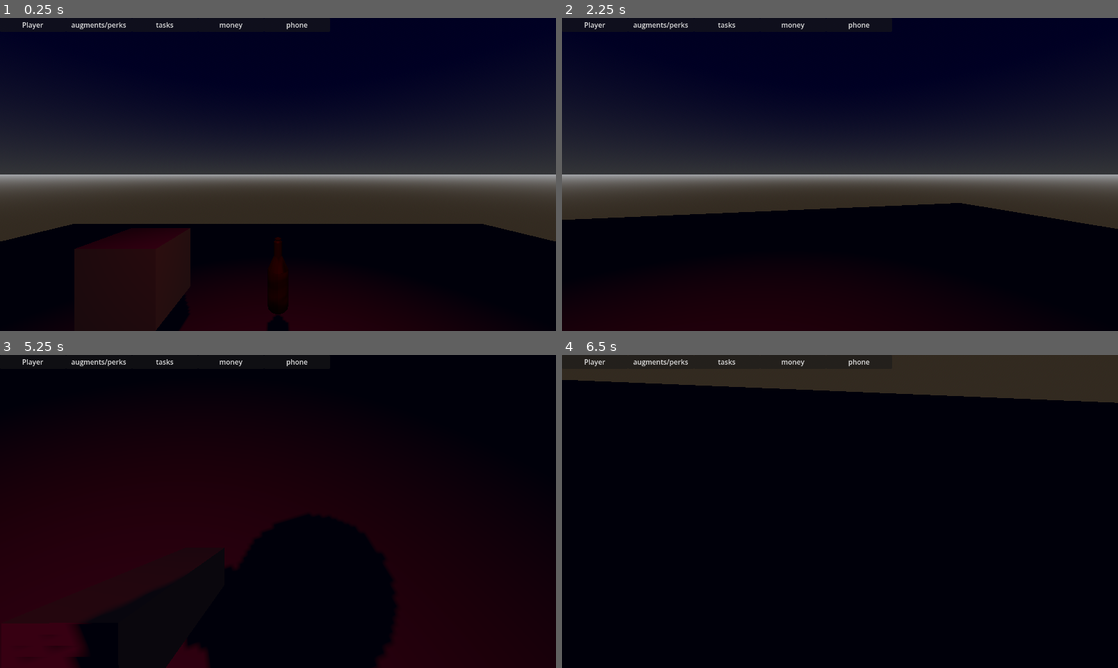
Above: before the commit, frames 1-4 (two rows, left to right).
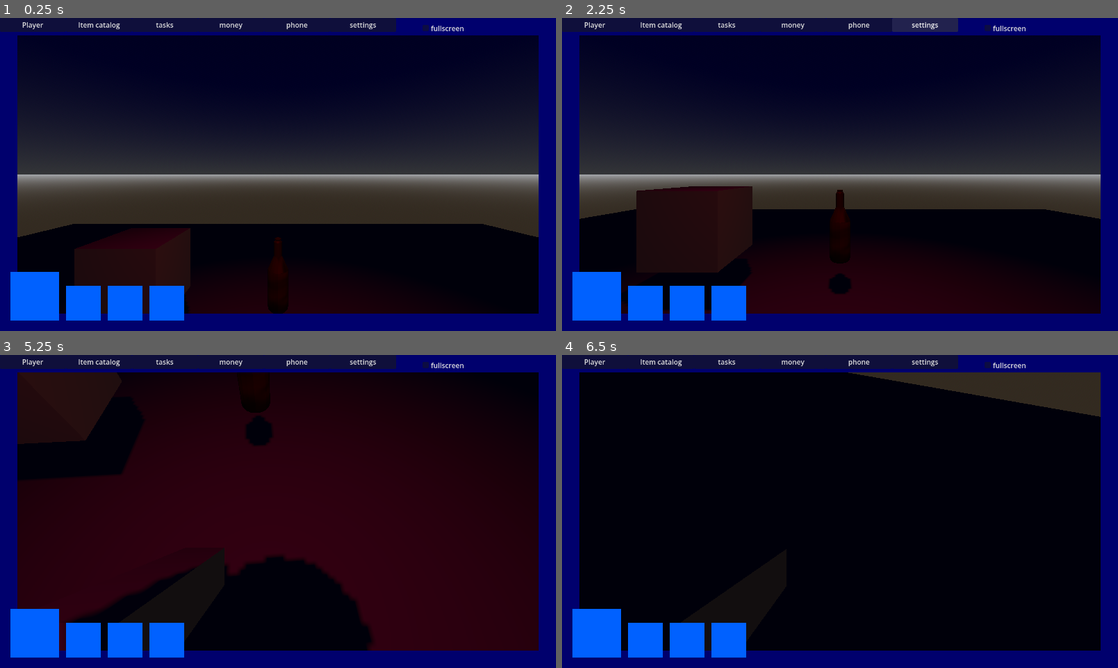
Above: after the commit, the same moments.

Repository: FruitTreeDork/kleptomaniac-game
Game: Godot game, scene res://Scenes/test_area.tscn
Two runs of this game, one before a commit and one after it. Both use one fixed random seed, a clock stepped at 60 frames per second and the inputs below.
Inputs (mouse positions are in pixels of both pictures, inside the frame that each line leads up to):
- Up to frame 1 (0.25 s): no input
- Up to frame 2 (2.25 s): click "Player" at 0.5 s; click "augments/perks" (after the commit: "Item catalog") at 1.25 s; click (923, 24) at 2 s, where only the run after the commit has a clickable "settings"
- Up to frame 3 (5.25 s): click "tasks" at 2.75 s; click "money" at 3.5 s; click "phone" at 4.25 s; tap Enter at 5 s; move the mouse to (305, 511) at 5.02 s; press the mouse at (305, 511) at 5.03 s; hold W (up) from 5.03 s (still down)
- Up to frame 4 (6.5 s): keep holding W (up); tap Space (jump) at 5.27, 6.02 s; move the mouse to (812, 511) at 5.77 s; release the mouse at (812, 511) at 5.78 s; right-click (812, 511) at 5.85 s

The runs differ from the first frame. In frame 1, 19% of the frame differs, in the area x 0-100%, y 0-100%; in frame 2, 25%; in frame 3, 27%; in frame 4, 23%.

Commit message:
made some UI changes to mock out UI

Diff:
--- a/Scenes/player/main_character.gd
+++ b/Scenes/player/main_character.gd
@@ -145,4 +145,16 @@
 
 func _on_left_hand_area_body_entered(body: Node3D) -> void:
 	if body.is_in_group("objects"):
+		var to_parent = body.my_object
 		print("Hello from the left hand: ", body)
+		#while get_parent() != null:
+		left_hand_item = to_parent
+		print(to_parent.name)
+		print("PARENT: ", right_hand_item)
+
+
+func _on_check_box_toggled(toggled_on: bool) -> void:
+	if toggled_on:
+		DisplayServer.window_set_mode(DisplayServer.WINDOW_MODE_FULLSCREEN)
+	else:
+		DisplayServer.window_set_mode(DisplayServer.WINDOW_MODE_WINDOWED)
--- a/Scenes/player/main_character.tscn
+++ b/Scenes/player/main_character.tscn
@@ -17,6 +17,12 @@
 
 [sub_resource type="ConvexPolygonShape3D" id="ConvexPolygonShape3D_3p8rt"]
 points = PackedVector3Array(0.14462501, 0.13781738, 0.5, 0.14462501, -0.13781738, 0.5, 0.14462501, 0.13781738, -0.5, -0.14465332, 0.13781738, 0.5, -0.14465332, -0.13781738, 0.5, 0.14462501, -0.13781738, -0.5, -0.14465332, 0.13781738, -0.5, -0.14465332, -0.13781738, -0.5)
+
+[sub_resource type="StyleBoxFlat" id="StyleBoxFlat_yih1u"]
+bg_color = Color(0, 0, 0.42745098, 1)
+
+[sub_resource type="StyleBoxFlat" id="StyleBoxFlat_smqvi"]
+bg_color = Color(0, 0.38039216, 1, 1)
 
 [node name="drizzle" type="CharacterBody3D" unique_id=166496182 node_paths=PackedStringArray("left_hand_marker", "right_hand_marker") groups=["player"]]
 collision_layer = 2
@@ -89,10 +95,71 @@
 offset_right = 1280.0
 offset_bottom = 720.0
 
+[node name="boarder_pan_1" type="Panel" parent="ui" unique_id=1731111670]
+layout_mode = 0
+offset_right = 40.0
+offset_bottom = 720.0
+theme_override_styles/panel = SubResource("StyleBoxFlat_yih1u")
+
+[node name="boarder_pan_2" type="Panel" parent="ui" unique_id=1604203493]
+layout_mode = 0
+offset_left = 1240.0
+offset_right = 1280.0
+offset_bottom = 720.0
+theme_override_styles/panel = SubResource("StyleBoxFlat_yih1u")
+
+[node name="boarder_pan_3" type="Panel" parent="ui" unique_id=126651305]
+layout_mode = 0
+offset_left = 40.0
+offset_right = 1240.0
+offset_bottom = 40.0
+theme_override_styles/panel = SubResource("StyleBoxFlat_yih1u")
+
+[node name="boarder_pan_4" type="Panel" parent="ui" unique_id=1792347973]
+layout_mode = 0
+offset_left = 40.0
+offset_top = 680.0
+offset_right = 1240.0
+offset_bottom = 720.0
+theme_override_styles/panel = SubResource("StyleBoxFlat_yih1u")
+
+[node name="boarder_pan_5" type="Panel" parent="ui" unique_id=414048369]
+layout_mode = 0
+offset_left = 24.0
+offset_top = 584.0
+offset_right = 136.0
+offset_bottom = 696.0
+theme_override_styles/panel = SubResource("StyleBoxFlat_smqvi")
+
+[node name="boarder_pan_6" type="Panel" parent="ui" unique_id=481940604]
+layout_mode = 0
+offset_left = 152.0
+offset_top = 616.0
+offset_right = 232.0
+offset_bottom = 696.0
+theme_override_styles/panel = SubResource("StyleBoxFlat_smqvi")
+
+[node name="boarder_pan_7" type="Panel" parent="ui" unique_id=444822605]
+layout_mode = 0
+offset_left = 248.0
+offset_top = 616.0
+offset_right = 328.0
+offset_bottom = 696.0
+theme_override_styles/panel = SubResource("StyleBoxFlat_smqvi")
+
+[node name="boarder_pan_8" type="Panel" parent="ui" unique_id=511365097]
+layout_mode = 0
+offset_left = 344.0
+offset_top = 616.0
+offset_right = 424.0
+offset_bottom = 696.0
+theme_override_styles/panel = SubResource("StyleBoxFlat_smqvi")
+
 [node name="Button" type="Button" parent="ui" unique_id=458827192]
 layout_mode = 0
 offset_right = 152.0
 offset_bottom = 32.0
+focus_mode = 0
 text = "Player"
 
 [node name="Button2" type="Button" parent="ui" unique_id=2033883199]
@@ -100,13 +167,15 @@
 offset_left = 152.0
 offset_right = 304.0
 offset_bottom = 32.0
-text = "augments/perks"
+focus_mode = 0
+text = "Item catalog"
 
 [node name="Button3" type="Button" parent="ui" unique_id=682059168]
 layout_mode = 0
 offset_left = 304.0
 offset_right = 456.0
 offset_bottom = 32.0
+focus_mode = 0
 text = "tasks"
 
 [node name="Button4" type="Button" parent="ui" unique_id=605856207]
@@ -114,6 +183,7 @@
 offset_left = 456.0
 offset_right = 608.0
 offset_bottom = 32.0
+focus_mode = 0
 text = "money"
 
 [node name="Button5" type="Button" parent="ui" unique_id=1610001945]
@@ -121,7 +191,26 @@
 offset_left = 608.0
 offset_right = 760.0
 offset_bottom = 32.0
+focus_mode = 0
 text = "phone"
+
+[node name="Button6" type="Button" parent="ui" unique_id=4318749]
+layout_mode = 0
+offset_left = 760.0
+offset_right = 912.0
+offset_bottom = 32.0
+focus_mode = 0
+text = "settings"
+
+[node name="CheckBox" type="CheckBox" parent="ui" unique_id=1562173701]
+layout_mode = 0
+offset_left = 968.0
+offset_top = 8.0
+offset_right = 992.0
+offset_bottom = 32.0
+focus_mode = 0
+text = "fullscreen"
 
 [connection signal="body_entered" from="Hands/LeftHand/LeftHandArea" to="." method="_on_left_hand_area_body_entered"]
 [connection signal="body_entered" from="Hands/RightHand/RightHandArea" to="." method="_on_right_hand_area_body_entered"]
+[connection signal="toggled" from="ui/CheckBox" to="." method="_on_check_box_toggled"]
--- a/project.godot
+++ b/project.godot
@@ -19,6 +19,7 @@
 
 window/size/viewport_width=1280
 window/size/viewport_height=720
+window/size/mode=3
 window/stretch/mode="viewport"
 
 [file_customization]
